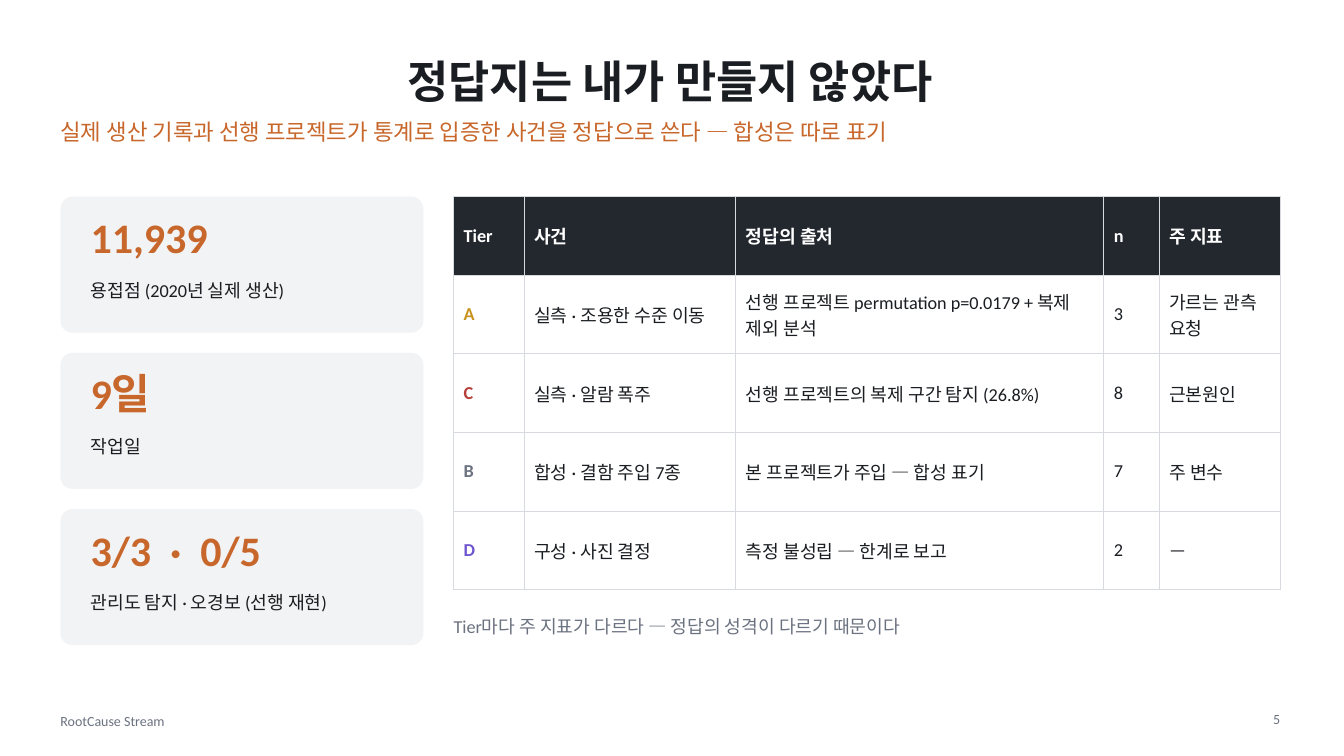
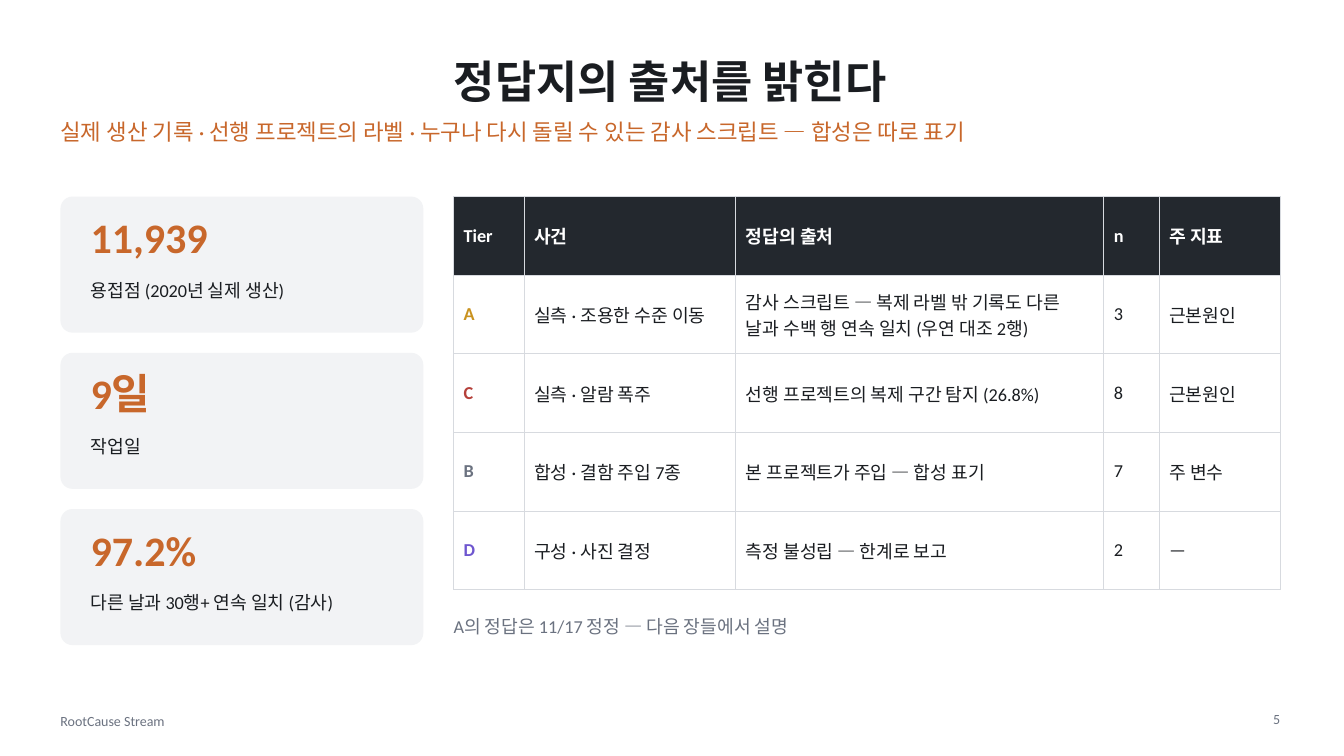
Before and after one commit to dlwogud/rootcause-stream, a slide deck: slide 5 of deck/RootCause_Stream_발표자료.pptx. Drawn at 1344x756 pixels with LibreOffice and Linux fonts; fonts in the diff are those of the drawing. Boxes give left, top, right and bottom in pixels: in the first picture for what was removed or moved away, otherwise in the second. Text is boxed around its words. In the diff, an @@ line names an element or a change of style, - is before the commit and + after.

```diff
--- a/deck/RootCause_Stream_발표자료.pptx
+++ b/deck/RootCause_Stream_발표자료.pptx
@@ title at bbox=[454, 60, 887, 102]: text changed @@
-정답지는 내가 만들지 않았다
+정답지의 출처를 밝힌다
@@ text at bbox=[60, 121, 965, 142]: text changed @@
-실제 생산 기록과 선행 프로젝트가 통계로 입증한 사건을 정답으로 쓴다 — 합성은 따로 표기
+실제 생산 기록 · 선행 프로젝트의 라벨 · 누구나 다시 돌릴 수 있는 감사 스크립트 — 합성은 따로 표기
@@ table at bbox=[454, 197, 1280, 564] @@
-row 2, column 3: 선행 프로젝트 permutation p=0.0179 + 복제 제외 분석
+row 2, column 3: 감사 스크립트 — 복제 라벨 밖 기록도 다른 날과 수백 행 연속 일치 (우연 대조 2행)
-row 2, column 5: 가르는 관측 요청
+row 2, column 5: 근본원인
@@ text at bbox=[91, 537, 197, 567]: text changed @@
-3/3 · 0/5
+97.2%
@@ text at bbox=[91, 594, 333, 612]: text changed @@
-관리도 탐지 · 오경보 (선행 재현)
+다른 날과 30행+ 연속 일치 (감사)
@@ text at bbox=[454, 618, 788, 635]: text changed @@
-Tier마다 주 지표가 다르다 — 정답의 성격이 다르기 때문이다
+A의 정답은 11/17 정정 — 다음 장들에서 설명
```
Also in this commit, not shown: 8 other slides changed, 2 slides added, 1 slide removed, 14 other files.
